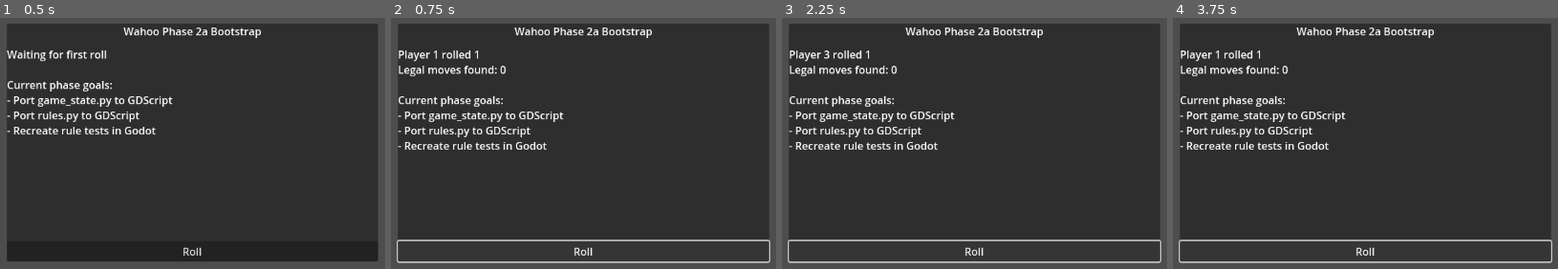
Above: before the commit, frames 1-4 (left to right).
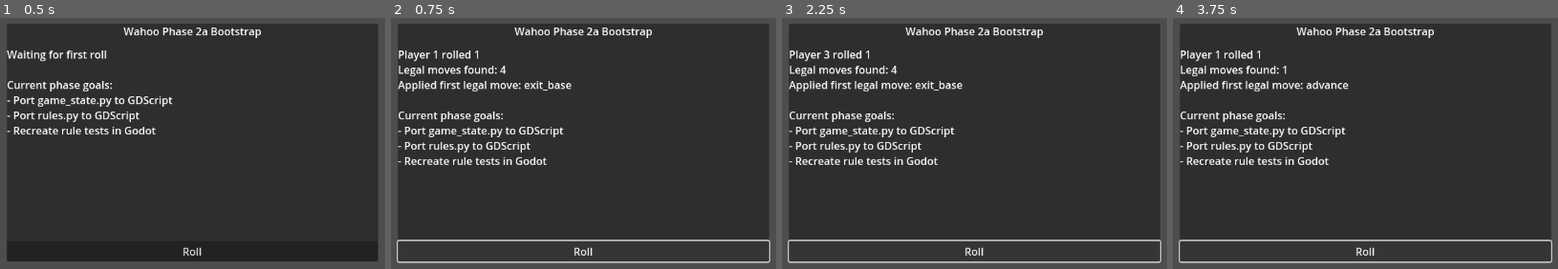
Above: after the commit, the same moments.

Repository: ItsTheMcCoy/wahoo-app
Game: Godot game, scene res://scenes/Main.tscn
Same seed, same stepped clock (60 frames per second), same inputs: the game is played once before the commit and once after it.
Inputs:
- Up to frame 1 (0.5 s): no input
- Up to frame 2 (0.75 s): click "Roll" at 0.5 s
- Up to frame 3 (2.25 s): click "Roll" at 1.25 s; click "Roll" at 2 s
- Up to frame 4 (3.75 s): tap Enter at 2.75 s; tap Space at 3.5 s

Frame 1 is identical in both runs. In frame 2, 4.2% of the frame differs, in the area x 1-47%, y 19-59%; in frame 3, 4.2%; in frame 4, 4.1%.

Commit message:
Start Python rules translation to GDScript

Diff:
--- a/godot/scripts/main.gd
+++ b/godot/scripts/main.gd
@@ -8,7 +8,6 @@
 
 var _rng := RandomNumberGenerator.new()
 var _state: WahooState
-var _current_player := 0
 
 func _ready() -> void:
     _rng.randomize()
@@ -18,9 +17,14 @@
 
 func _on_roll_pressed() -> void:
     var roll := _rng.randi_range(1, 6)
-    var legal := WahooRules.legal_moves(_state, _current_player, roll)
-    _render_status("Player %d rolled %d\nLegal moves found: %d" % [_current_player + 1, roll, legal.size()])
-    _current_player = (_current_player + 1) % WahooState.NUM_PLAYERS
+    var player := _state.current_player
+    var legal := WahooRules.legal_moves(_state, player, roll)
+    var line := "Player %d rolled %d\nLegal moves found: %d" % [player + 1, roll, legal.size()]
+    if legal.size() > 0:
+        WahooRules.apply_move(_state, legal[0])
+        line += "\nApplied first legal move: %s" % String(legal[0]["kind"])
+    _state.current_player = (_state.current_player + 1) % WahooState.NUM_PLAYERS
+    _render_status(line)
 
 func _render_status(header: String) -> void:
     _status.text = "%s\n\nCurrent phase goals:\n- Port game_state.py to GDScript\n- Port rules.py to GDScript\n- Recreate rule tests in Godot" % header
--- a/godot/scripts/wahoo_rules.gd
+++ b/godot/scripts/wahoo_rules.gd
@@ -1,10 +1,166 @@
 class_name WahooRules
 extends RefCounted
 
-static func legal_moves(_state: WahooState, _player: int, _roll: int) -> Array:
-    # Phase 2a bootstrap: return empty until the full rules translation lands.
-    return []
+static func legal_moves(state: WahooState, player: int, roll: int) -> Array:
+    var moves: Array = []
+    for marble_id in range(WahooState.MARBLES_PER_PLAYER):
+        var loc: Array = state.marbles[player][marble_id]
+        if loc[0] == "BASE":
+            moves.append_array(_moves_from_base(state, player, marble_id, roll))
+        elif loc[0] == "TRACK":
+            moves.append_array(_moves_from_track(state, player, marble_id, roll, int(loc[1])))
+        elif loc[0] == "HOME":
+            moves.append_array(_moves_from_home(state, player, marble_id, roll, int(loc[1])))
+        elif loc[0] == "CENTER":
+            moves.append_array(_moves_from_center(state, player, marble_id, roll))
+    return moves
 
-static func apply_move(_state: WahooState, _move: Dictionary) -> void:
-    # Phase 2a bootstrap: no-op placeholder.
-    pass
+static func _moves_from_base(state: WahooState, player: int, marble_id: int, roll: int) -> Array:
+    if roll != 1 and roll != 6:
+        return []
+    var dest_idx := WahooState.base_exit(player)
+    var occupant: Variant = state.marble_at_track(dest_idx)
+    if occupant != null and int(occupant[0]) == player:
+        return []
+    return [{
+        "marble": marble_id,
+        "dest": WahooState.loc_track(dest_idx),
+        "kind": "exit_base",
+        "captures": occupant,
+    }]
+
+static func _moves_from_track(state: WahooState, player: int, marble_id: int, roll: int, current_idx: int) -> Array:
+    var moves: Array = []
+    var own_offset := WahooState.segment_offset(player, current_idx)
+
+    if own_offset <= 5 and roll == (6 - own_offset):
+        if not _path_to_center_blocked_by_own_marble(state, player, current_idx):
+            var center_capture: Variant = state.center_occupant
+            if center_capture == null or int(center_capture[0]) != player:
+                moves.append({
+                    "marble": marble_id,
+                    "dest": WahooState.loc_center(),
+                    "kind": "enter_center",
+                    "captures": center_capture,
+                })
+
+    var move: Variant = _walk_forward(state, player, marble_id, current_idx, roll)
+    if move != null:
+        moves.append(move)
+
+    return moves
+
+static func _path_to_center_blocked_by_own_marble(state: WahooState, player: int, current_idx: int) -> bool:
+    var own_offset := WahooState.segment_offset(player, current_idx)
+    for offset in range(own_offset + 1, 6):
+        var idx := posmod(WahooState.base_exit(player) + offset, WahooState.LOOP_SIZE)
+        var occupant: Variant = state.marble_at_track(idx)
+        if occupant != null and int(occupant[0]) == player:
+            return true
+    return false
+
+static func _walk_forward(state: WahooState, player: int, marble_id: int, start_idx: int, steps: int) -> Variant:
+    var own_home_entry := WahooState.home_entry(player)
+    var idx := start_idx
+    var remaining := steps
+    var entered_home := false
+    var home_slot := -1
+
+    while remaining > 0 and not entered_home:
+        var next_idx := posmod(idx + 1, WahooState.LOOP_SIZE)
+
+        if idx == own_home_entry:
+            entered_home = true
+            home_slot = 0
+            remaining -= 1
+            if remaining == 0:
+                if state.marble_at_home(player, 0) != null:
+                    return null
+                return {
+                    "marble": marble_id,
+                    "dest": WahooState.loc_home(0),
+                    "kind": "enter_home",
+                    "captures": null,
+                }
+            break
+
+        var occupant: Variant = state.marble_at_track(next_idx)
+        if occupant != null and int(occupant[0]) == player:
+            return null
+
+        idx = next_idx
+        remaining -= 1
+
+        if remaining == 0:
+            return {
+                "marble": marble_id,
+                "dest": WahooState.loc_track(idx),
+                "kind": "advance",
+                "captures": occupant,
+            }
+
+    while remaining > 0:
+        var next_slot := home_slot + 1
+        if next_slot > WahooState.HOME_SLOTS - 1:
+            return null
+        if state.marble_at_home(player, next_slot) != null:
+            return null
+        home_slot = next_slot
+        remaining -= 1
+
+    return {
+        "marble": marble_id,
+        "dest": WahooState.loc_home(home_slot),
+        "kind": "advance_home",
+        "captures": null,
+    }
+
+static func _moves_from_home(state: WahooState, player: int, marble_id: int, roll: int, current_slot: int) -> Array:
+    var new_slot := current_slot + roll
+    if new_slot > WahooState.HOME_SLOTS - 1:
+        return []
+    for slot in range(current_slot + 1, new_slot + 1):
+        if state.marble_at_home(player, slot) != null:
+            return []
+    return [{
+        "marble": marble_id,
+        "dest": WahooState.loc_home(new_slot),
+        "kind": "advance_home",
+        "captures": null,
+    }]
+
+static func _moves_from_center(state: WahooState, player: int, marble_id: int, roll: int) -> Array:
+    if roll != 1:
+        return []
+    var dest_idx := WahooState.center_exit_dest(player)
+    var occupant: Variant = state.marble_at_track(dest_idx)
+    if occupant != null and int(occupant[0]) == player:
+        return []
+    return [{
+        "marble": marble_id,
+        "dest": WahooState.loc_track(dest_idx),
+        "kind": "exit_center",
+        "captures": occupant,
+    }]
+
+static func apply_move(state: WahooState, move: Dictionary) -> WahooState:
+    var player := state.current_player
+    var marble_id: int = int(move["marble"])
+
+    var captures: Variant = move.get("captures", null)
+    if captures != null:
+        var cap_player: int = int(captures[0])
+        var cap_marble: int = int(captures[1])
+        state.marbles[cap_player][cap_marble] = WahooState.loc_base()
+        if state.center_occupant != null and int(state.center_occupant[0]) == cap_player and int(state.center_occupant[1]) == cap_marble:
+            state.center_occupant = null
+
+    state.marbles[player][marble_id] = move["dest"].duplicate(true)
+
+    var dest: Array = move["dest"]
+    if dest[0] == "CENTER":
+        state.center_occupant = [player, marble_id]
+    elif String(move["kind"]) == "exit_center":
+        state.center_occupant = null
+
+    return state
--- a/godot/scripts/wahoo_state.gd
+++ b/godot/scripts/wahoo_state.gd
@@ -8,6 +8,10 @@
 const NUM_PLAYERS := 4
 
 var marbles: Array = []
+var current_player := 0
+var pending_roll: Variant = null
+var center_occupant: Variant = null
+var next_base_exit_marble: Array = []
 
 static func new_game() -> WahooState:
     var state := WahooState.new()
@@ -15,8 +19,12 @@
     for _player in range(NUM_PLAYERS):
         var player_marbles: Array = []
         for _marble in range(MARBLES_PER_PLAYER):
-            player_marbles.append(["BASE"])
+            player_marbles.append(loc_base())
         state.marbles.append(player_marbles)
+    state.current_player = 0
+    state.pending_roll = null
+    state.center_occupant = null
+    state.next_base_exit_marble = [0, 0, 0, 0]
     return state
 
 func clone() -> WahooState:
@@ -27,6 +35,10 @@
         for loc in player_marbles:
             cloned_player.append(loc.duplicate(true))
         copy.marbles.append(cloned_player)
+    copy.current_player = current_player
+    copy.pending_roll = pending_roll
+    copy.center_occupant = center_occupant
+    copy.next_base_exit_marble = next_base_exit_marble.duplicate(true)
     return copy
 
 static func base_exit(player: int) -> int:
@@ -37,3 +49,51 @@
 
 static func center_exit_dest(player: int) -> int:
     return ((player - 1 + NUM_PLAYERS) % NUM_PLAYERS) * SEGMENT_LEN + 5
+
+static func segment_offset(player: int, loop_idx: int) -> int:
+    return posmod(loop_idx - base_exit(player), LOOP_SIZE)
+
+static func loc_base() -> Array:
+    return ["BASE"]
+
+static func loc_track(loop_idx: int) -> Array:
+    return ["TRACK", loop_idx]
+
+static func loc_home(slot: int) -> Array:
+    return ["HOME", slot]
+
+static func loc_center() -> Array:
+    return ["CENTER"]
+
+func marble_at_track(loop_idx: int) -> Variant:
+    for player in range(NUM_PLAYERS):
+        for marble_id in range(MARBLES_PER_PLAYER):
+            var loc: Array = marbles[player][marble_id]
+            if loc[0] == "TRACK" and loc[1] == loop_idx:
+                return [player, marble_id]
+    return null
+
+func marble_at_home(player: int, slot: int) -> Variant:
+    for marble_id in range(MARBLES_PER_PLAYER):
+        var loc: Array = marbles[player][marble_id]
+        if loc[0] == "HOME" and loc[1] == slot:
+            return marble_id
+    return null
+
+func player_won(player: int) -> bool:
+    for marble_id in range(MARBLES_PER_PLAYER):
+        var loc: Array = marbles[player][marble_id]
+        if loc[0] != "HOME":
+            return false
+    return true
+
+static func format_location(loc: Array) -> String:
+    if loc[0] == "BASE":
+        return "base"
+    if loc[0] == "TRACK":
+        return "track:%d" % loc[1]
+    if loc[0] == "HOME":
+        return "home:%d" % (int(loc[1]) + 1)
+    if loc[0] == "CENTER":
+        return "center"
+    return "?%s" % str(loc)
